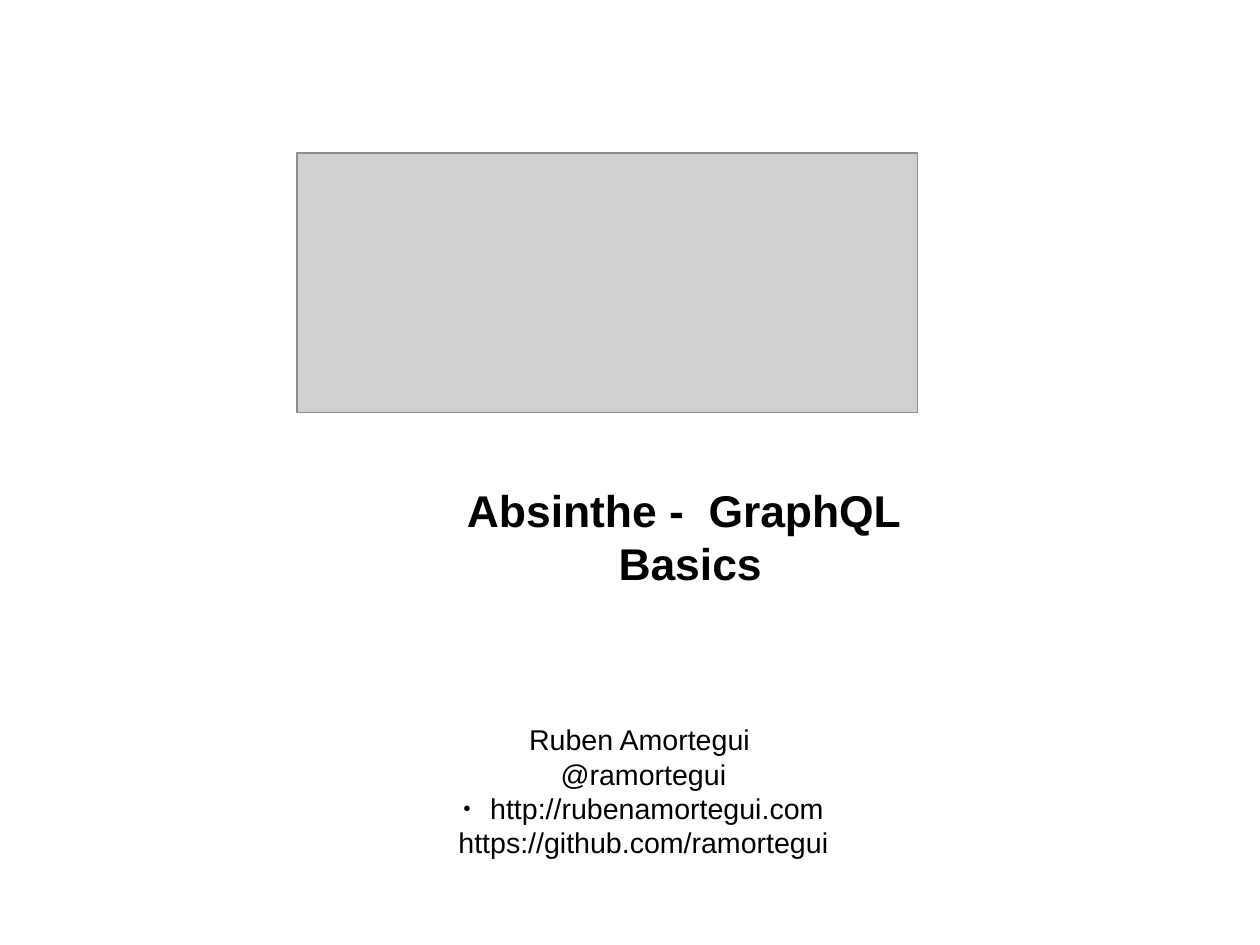
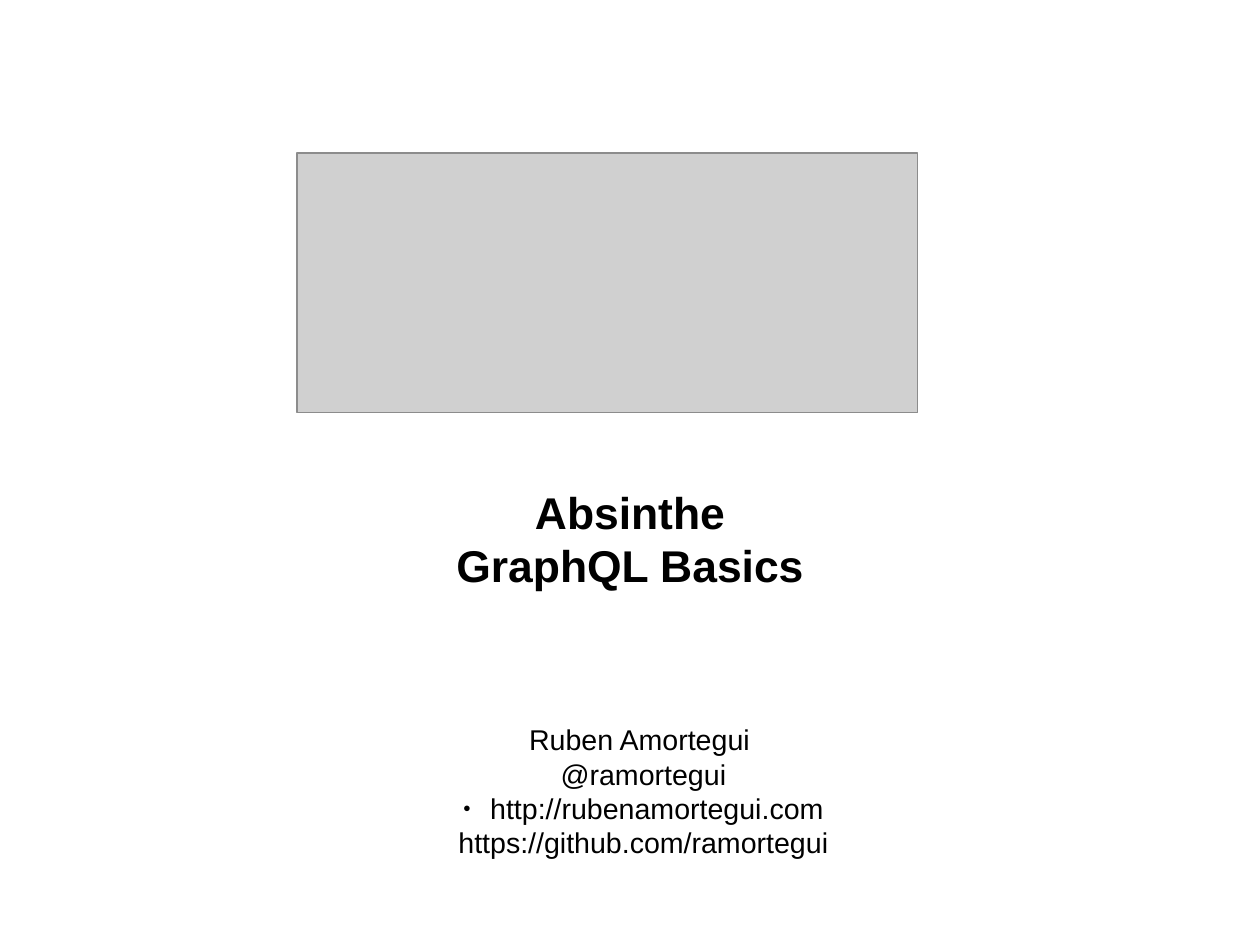
Before and after one commit to ramortegui/talks, a slide deck: slide 1 of elixir-absinthe-basics.odp. Drawn at 1260x945 pixels with LibreOffice and Linux fonts; fonts in the diff are those of the drawing; grey boxes stand for pictures. Boxes give left, top, right and bottom in pixels: in the first picture for what was removed or moved away, otherwise in the second. Text is boxed around its words. In the diff, an @@ line names an element or a change of style, - is before the commit and + after.

```diff
--- a/elixir-absinthe-basics.odp
+++ b/elixir-absinthe-basics.odp
@@ text at (456, 496, 803, 591): text changed @@
-Absinthe - GraphQL
-Basics
+Absinthe
+GraphQL Basics
```
Also in this commit, not shown: 3 other slides changed, 24 slides added, 3 slides removed.
